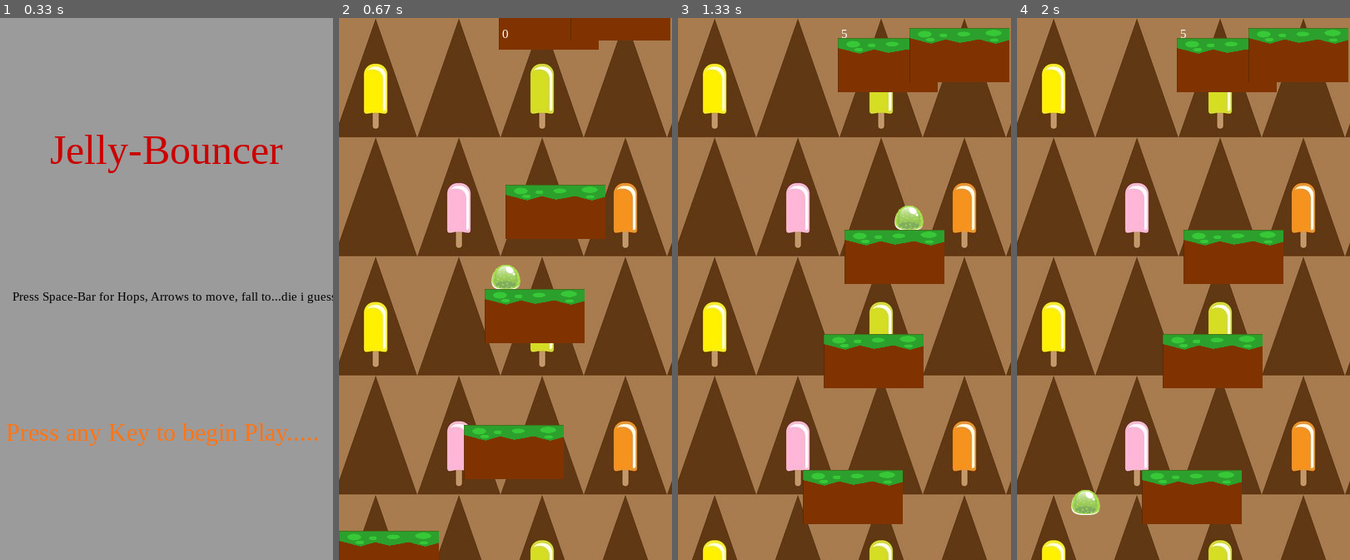
Above: before the commit, frames 1-4 (left to right).
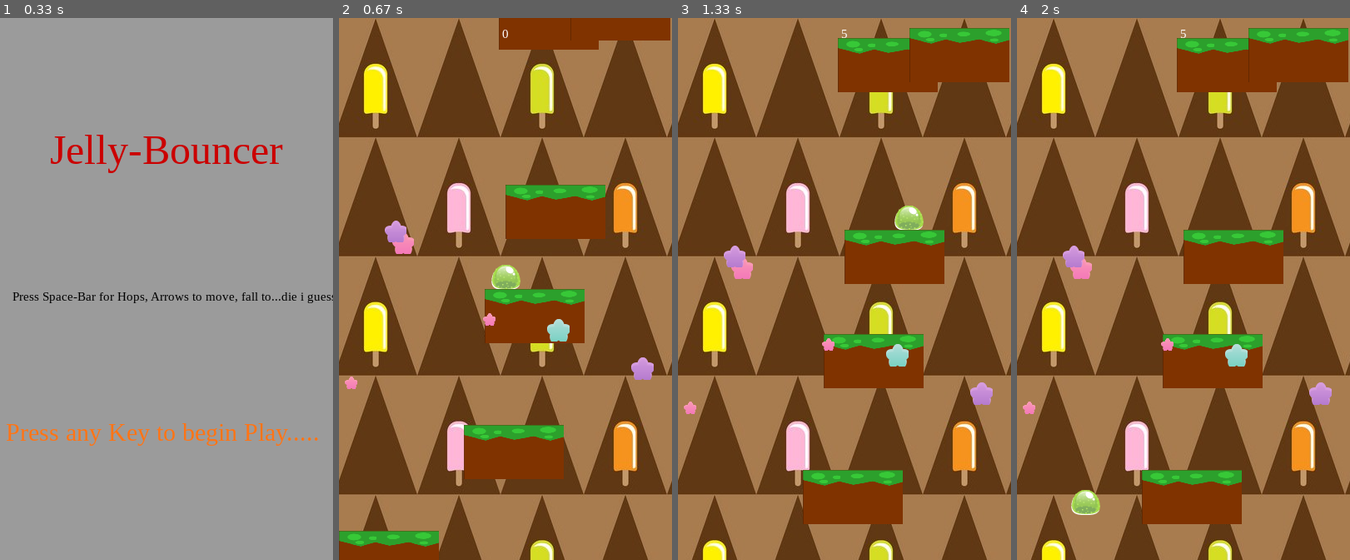
Above: after the commit, the same moments.

Repository: slipperyrockuniversity-cpsc317-fall2019/PyGame-Final---Eric-Stanton
Game: pygame game, started from main.py
Two runs of this game, one before a commit and one after it. Both use one fixed random seed, a clock stepped at 60 frames per second and the inputs below.
Inputs:
- Up to frame 1 (0.33 s): no input
- Up to frame 2 (0.67 s): tap Enter at 0.33 s
- Up to frame 3 (1.33 s): tap Space at 0.67 s; hold Right from 1 s (still down)
- Up to frame 4 (2 s): release Right at 1.47 s; hold Right 1.5-1.97 s

Frame 1 is identical in both runs. In frame 2, 0.9% of the frame differs, in the area x 1-95%, y 37-69%; in frame 3, 0.9%; in frame 4, 0.9%.

Commit message:
Made successful candy star spawn for layer

Diff:
--- a/Sprite/Platform.py
+++ b/Sprite/Platform.py
@@ -14,6 +14,7 @@
 candy_images = ['img/star_orange.png', 'img/star_purple.png', 'img/star_red.png', 'img/star_teal.png', 'img'
                                                                                                        '/star_white.png',
                 'img/star_yellow.png', ]
+sprite_objects = pygame.sprite.LayeredUpdates()
 
 
 class Platform(pygame.sprite.Sprite):
@@ -28,8 +29,9 @@
 
 class Candy(pygame.sprite.Sprite):
     def __init__(self, game):
-        pygame.sprite.Sprite.__init__(self)
         self._layer = 0
+        self.groups = sprite_objects, game.candy
+        pygame.sprite.Sprite.__init__(self, self.groups)
         self.image = pygame.image.load(candy_images[randint(0, 5)])
         self.rect = self.image.get_rect()
         self.rect.x = randrange(window_width - self.rect.width)
--- a/main.py
+++ b/main.py
@@ -35,7 +35,7 @@
             plat = Platform(*select)  # Use explosion of array to select random platform generators.
             sprite_objects.add(plat)
             self.platforms.add(plat)  # Add the resulting platform array to the game
-        for i in range(12):
+        for i in range(6):
             c = Candy(self)
             c.rect.y += 500
         game.mixer.music.load('Sprite/sound/Mushroom Theme.ogg')
@@ -62,7 +62,7 @@
                 self.player.velocity.y = 0  # Stop falling, lack of this line causes quicksand effect.
         # Check for the scrolling window for upward movement.
         if self.player.rect.top <= window_height / 4:
-            if random.randrange(25) < 5:
+            if random.randrange(95) < 5:
                 Candy(self)
             for candy in self.candy:
                 candy.rect.y += max(abs(self.player.velocity.y / 2), 2)
